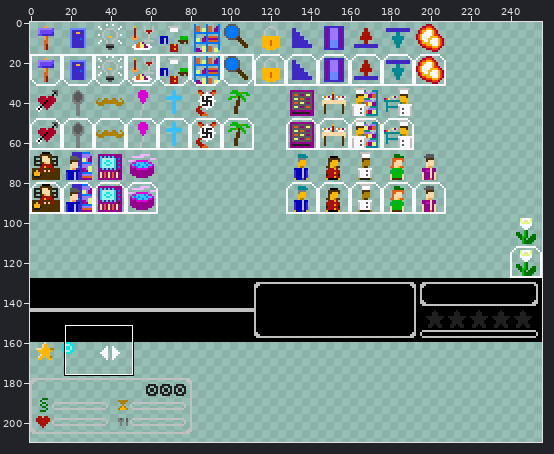
File history of a sprite sheet, resources/img/hud.png. Above, an overview of the earlier version with the close-up marked.
Close-up. Old version:
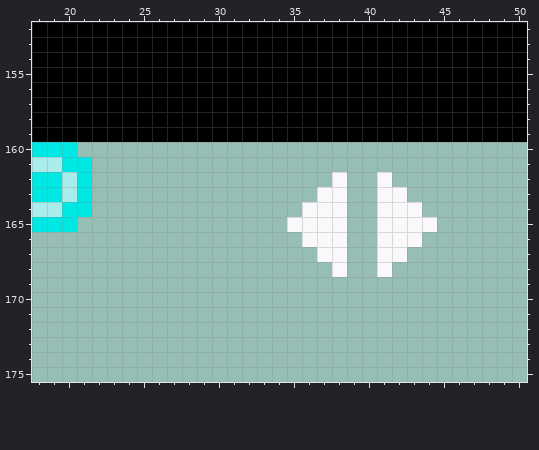
The file is 256x256 pixels. Colours within 5 levels of each other are drawn and written as one. Shown: x 18..50, y 152..175. The wide view leaves out empty margins.
The result:
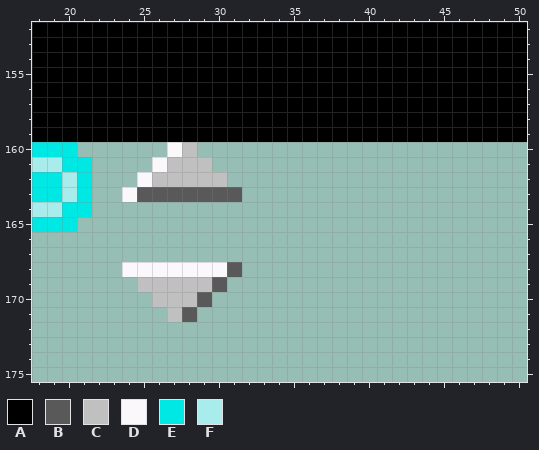
Palette (. is transparent): A #000000  B #595959  C #c1c0c1  D #fbf8fb  E #00e8e4  F #a9ecec
Diff:
The edit adds colour B in row 163 at x 25 to 31; in row 168 at x 31; in row 169 at x 30; in row 170 at x 29; in row 171 at x 28.
The edit adds colour C in row 160 at x 28; in row 161 at x 27 to 29; in row 162 at x 26 to 30; in row 169 at x 25 to 29; in row 170 at x 26 to 28; in row 171 at x 27.
The edit adds colour D in row 160 at x 27; in row 161 at x 26; in row 162 at x 25; in row 163 at x 24; in row 168 at x 24 to 30.
Colour D is gone in row 162 at x 38 and 41; in row 163 at x 37 to 38 and 41 to 42; in row 164 at x 36 to 38 and 41 to 43; in row 165 at x 35 to 38 and 41 to 44; in row 166 at x 36 to 38 and 41 to 43; in row 167 at x 37 to 38 and 41 to 42.
Colour D is gone in row 168 at x 38 and 41.
Where, in picture pixels (left, top, right, bottom), the same in both close-ups:
changed: (122, 142, 437, 322)
